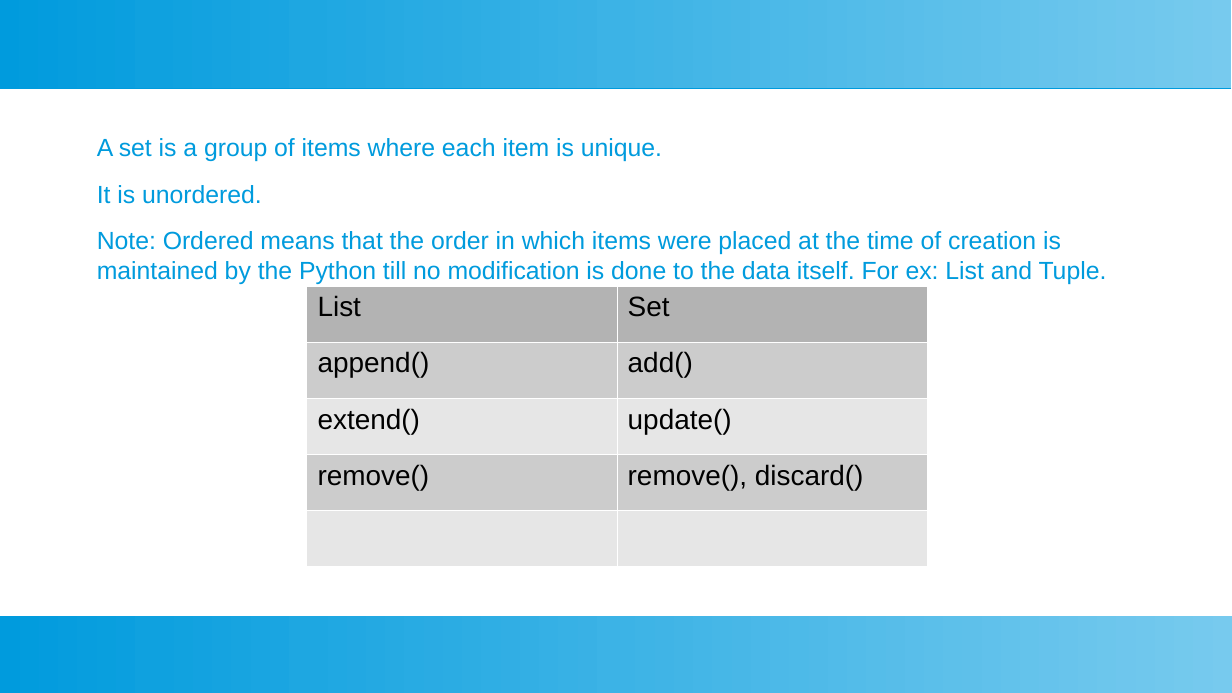
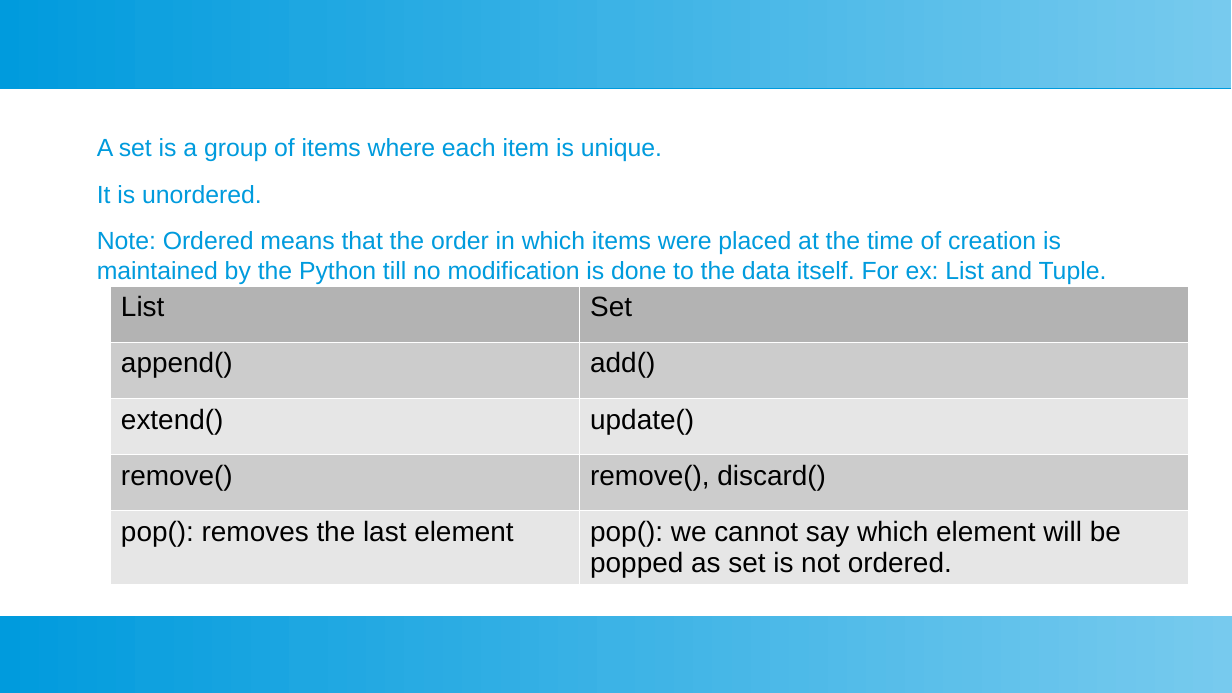
Before and after one commit to ashishjain1547/public_lessons_in_python, a slide deck: slide 2 of Ch 12 - Sets/slides.odp. Drawn at 1232x693 pixels with LibreOffice and Linux fonts; fonts in the diff are those of the drawing. Boxes give left, top, right and bottom in pixels: in the first picture for what was removed or moved away, otherwise in the second. Text is boxed around its words. In the diff, an @@ line names an element or a change of style, - is before the commit and + after.

```diff
--- a/Ch 12 - Sets/slides.odp
+++ b/Ch 12 - Sets/slides.odp
@@ table at [110, 286, 1188, 585] @@
-row 5, column 1: 
+row 5, column 1: pop(): removes the last element
-row 5, column 2: 
+row 5, column 2: pop(): we cannot say which element will be popped as set is not ordered.
@@ table: place and size @@
-table at [306, 286, 928, 567]
+table at [110, 286, 1188, 585]
```
Also in this commit, not shown: 1 slide added, 1 slide removed, 20 other files.
